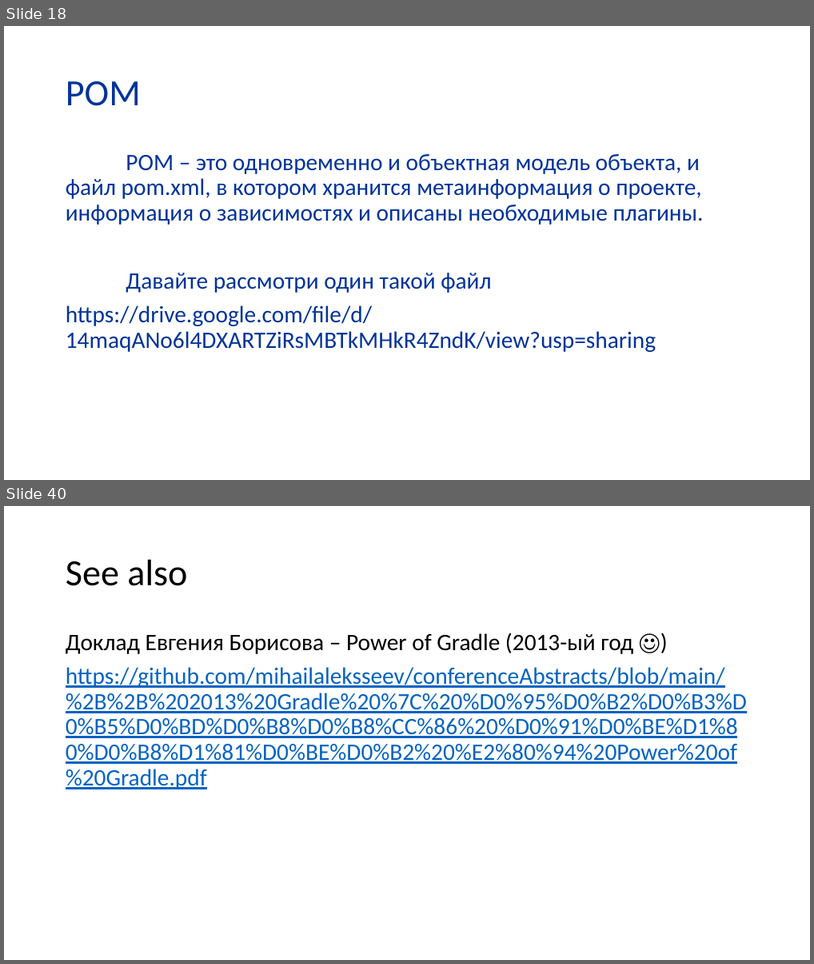
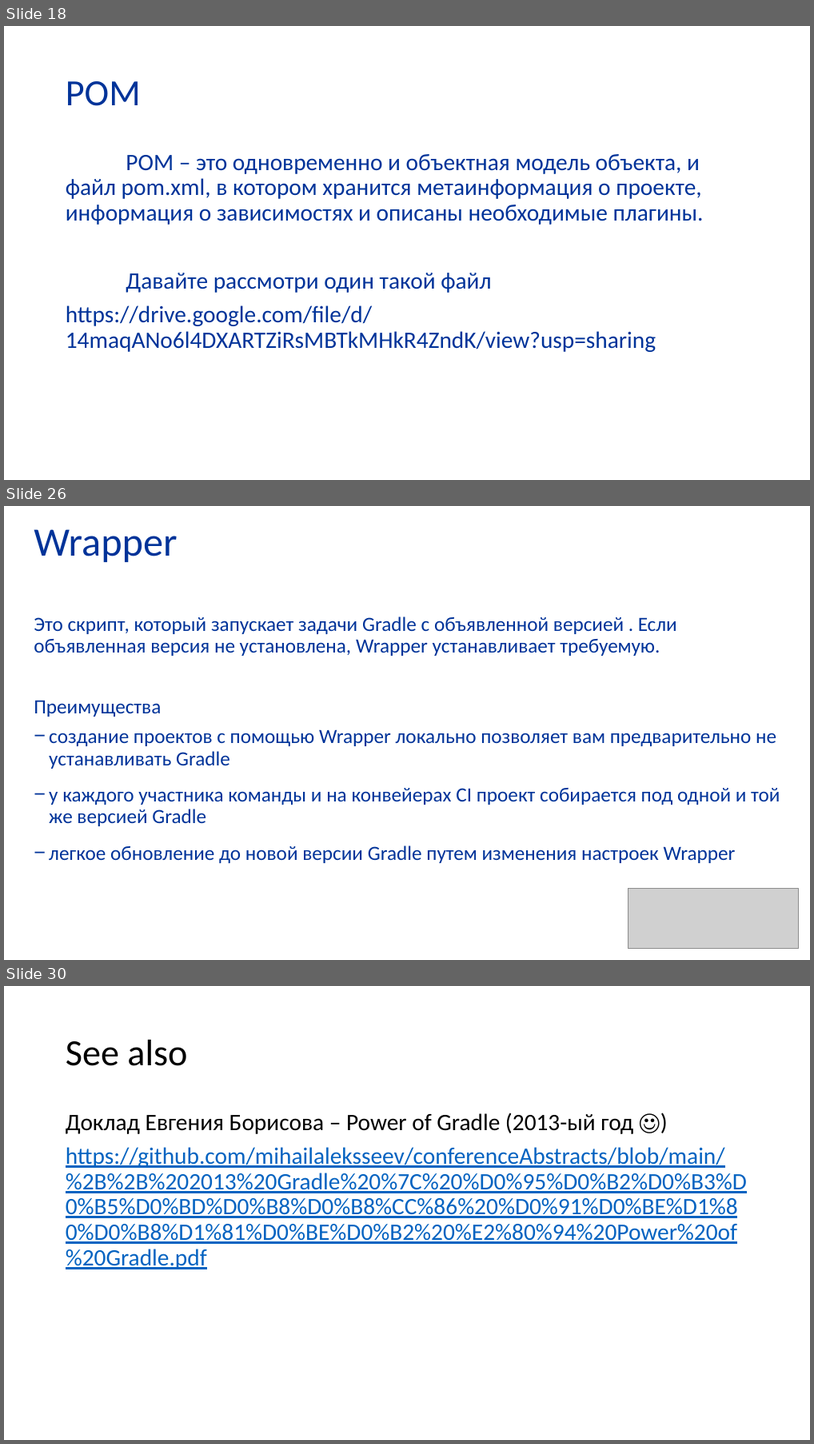
Before and after one commit to butenko-or/programming-technologies, a slide deck: PT_build_systems.pptx. Shown one above the other, each under a label of ours: slides 18 and 40 before the commit, slides 18, 26 and 30 after it; the slides between them are not shown. The pictures are 814x964 and 814x1444 pixels, drawn with LibreOffice and Linux fonts; fonts in the diff are those of the drawing; grey boxes stand for pictures; background and template pictures are left out. Boxes give left, top, right and bottom in pixels: in the first picture for what was removed or moved away, otherwise in the second. Text is boxed around its words. In the diff, an @@ line names an element or a change of style, - is before the commit and + after.

```diff
--- a/PT_build_systems.pptx
+++ b/PT_build_systems.pptx
@@ slide 26 added at (x1=4, y1=506, x2=810, y2=960), background picture (left out) @@
@@ text added at (x1=34, y1=529, x2=177, y2=562), 48 pt, text #003399 @@
+Wrapper
@@ text added at (x1=34, y1=616, x2=780, y2=863), 24 pt, text #003399 @@
+Это скрипт, который запускает задачи Gradle с объявленной версией . Если объявленная версия не установлена, Wrapper устанавливает требуемую.
+Преимущества
+− создание проектов с помощью Wrapper локально позволяет вам предварительно не устанавливать Gradle
+− у каждого участника команды и на конвейерах CI проект собирается под одной и той же версией Gradle
+− легкое обновление до новой версии Gradle путем изменения настроек Wrapper
@@ picture added at (x1=628, y1=888, x2=799, y2=948) @@
@@ what was slide 40 is now slide 30 @@
```
Also in this commit, not shown: 3 slides changed, 7 other slides added, 18 slides removed.
